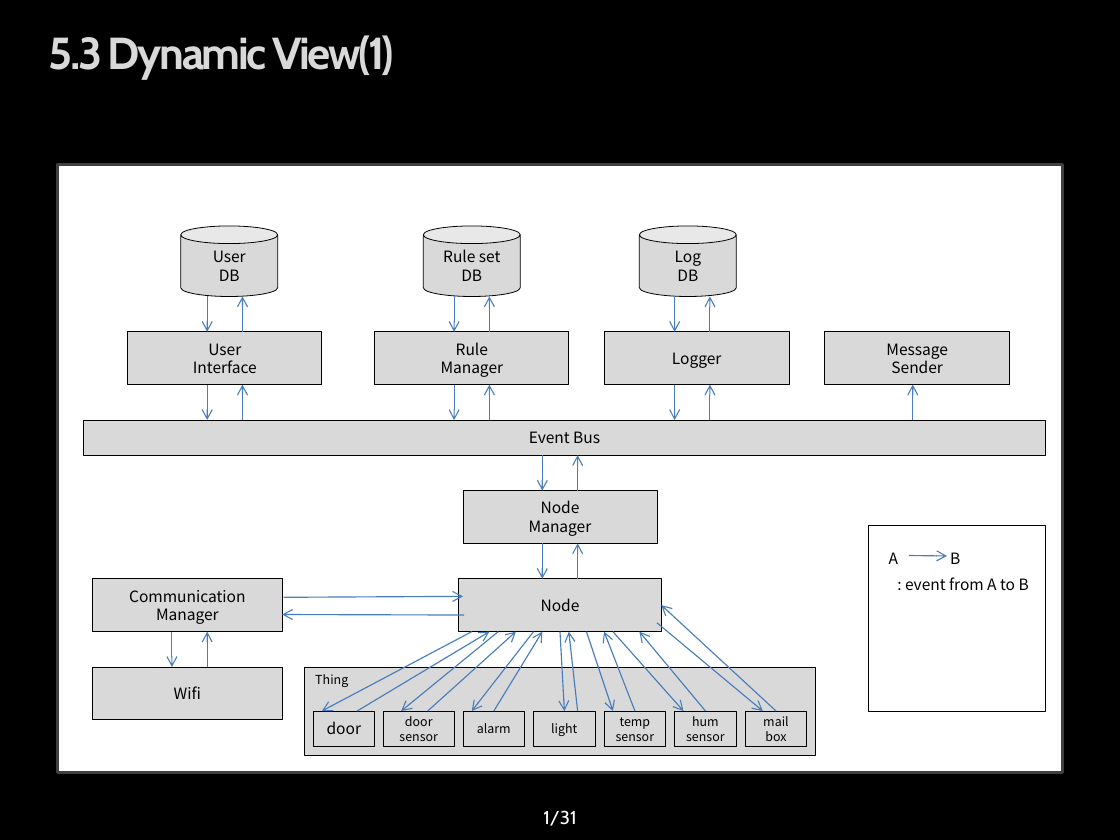
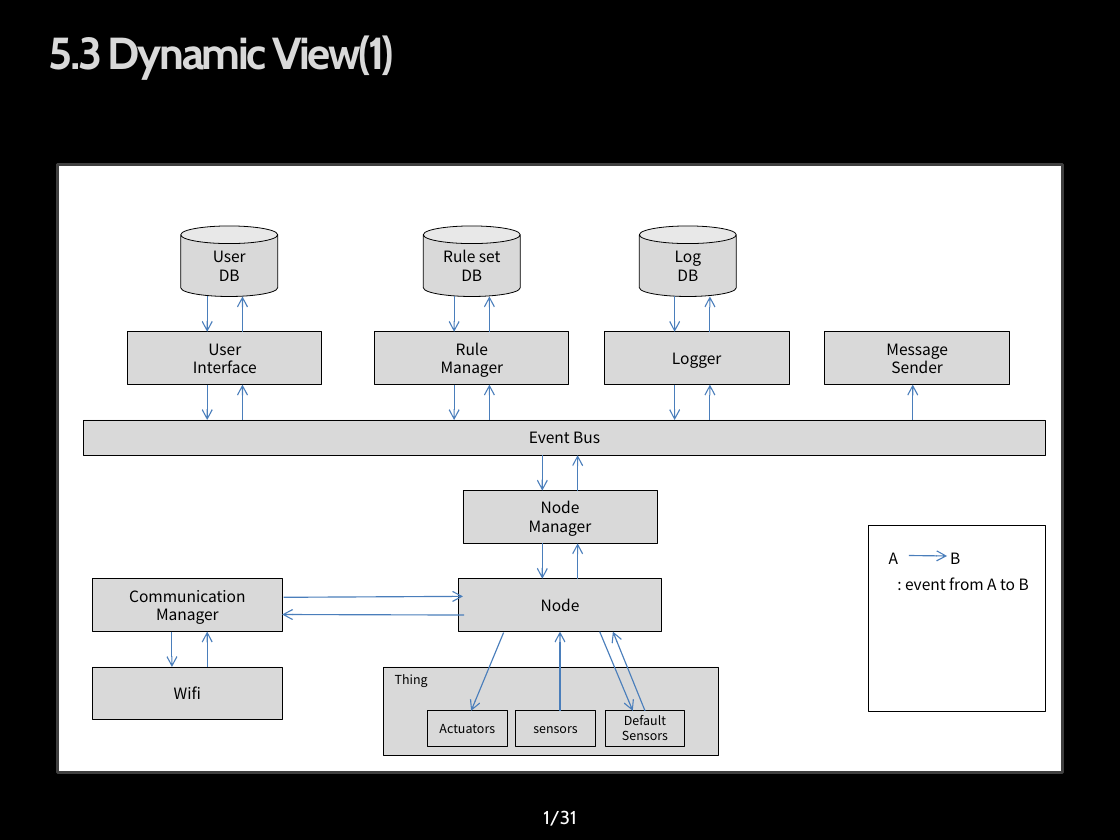
Before and after one commit to youkkwon/smarthome, a slide deck: slide 1 of doc/dynamic view 15060900.pptx. Drawn at 1120x840 pixels with LibreOffice and Linux fonts; fonts in the diff are those of the drawing; background and template pictures are left out. Boxes give left, top, right and bottom in pixels: in the first picture for what was removed or moved away, otherwise in the second. Text is boxed around its words. In the diff, an @@ line names an element or a change of style, - is before the commit and + after.

```diff
--- a/doc/dynamic view 15060900.pptx
+++ b/doc/dynamic view 15060900.pptx
@@ arrow removed from (657, 623) to (763, 711) @@
@@ arrow removed from (776, 711) to (662, 605) @@
@@ arrow removed from (357, 711) to (489, 632) @@
@@ arrow removed from (498, 632) to (401, 711) @@
@@ arrow moved from (472, 632) - (321, 711) to (504, 633) - (472, 711) @@
@@ arrow moved from (428, 711) - (516, 632) to (560, 711) - (560, 632) @@
@@ arrow removed from (560, 632) to (564, 711) @@
@@ arrow removed from (578, 711) to (569, 632) @@
@@ arrow removed from (587, 632) to (613, 711) @@
@@ arrow moved from (533, 632) - (472, 711) to (599, 632) - (633, 711) @@
@@ arrow removed from (635, 711) to (604, 632) @@
@@ arrow moved from (494, 711) - (542, 632) to (645, 711) - (613, 632) @@
@@ arrow removed from (613, 632) to (683, 711) @@
@@ arrow removed from (706, 711) to (640, 632) @@
@@ rectangle "Thing": place and size @@
-rectangle "Thing" at <box>305,666,816,755</box>
+rectangle "Thing" at <box>384,666,719,755</box>
@@ rectangle "Actuators": place and size @@
-rectangle "Actuators" at <box>314,711,375,746</box>
+rectangle "Actuators" at <box>428,711,507,746</box>
@@ rectangle "sensors": place and size @@
-rectangle "sensors" at <box>384,711,455,746</box>
+rectangle "sensors" at <box>516,711,596,746</box>
@@ rectangle removed at <box>533,711,595,746</box> @@
-light
@@ rectangle removed at <box>604,711,665,746</box> @@
-temp
-sensor
@@ rectangle "Default Sensors": place and size @@
-rectangle "Default Sensors" at <box>463,711,524,746</box>
+rectangle "Default Sensors" at <box>605,711,684,746</box>
@@ text in rectangle at <box>622,715,668,740</box>: text changed @@
-alarm
+Default
+Sensors
@@ rectangle removed at <box>674,711,736,746</box> @@
-hum
-sensor
@@ rectangle removed at <box>745,711,806,746</box> @@
-mail
-box
@@ text in rectangle at <box>439,724,495,733</box>: text changed; size 10 to 8 pt @@
-door
+Actuators
@@ text in rectangle at <box>533,726,577,733</box>: text changed @@
-door
-sensor
+sensors
```
Also in this commit, not shown: 1 other slide changed.
